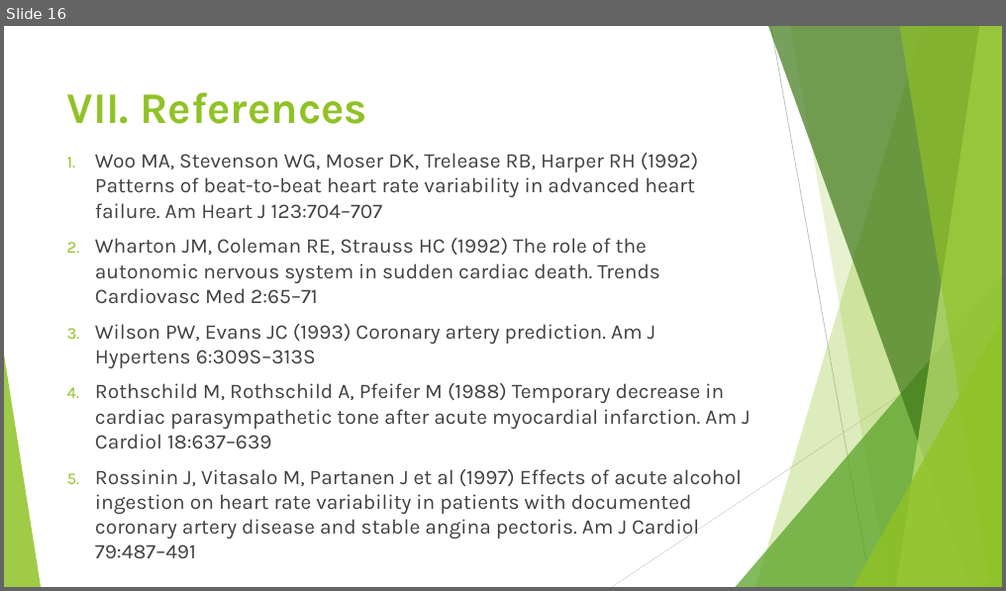
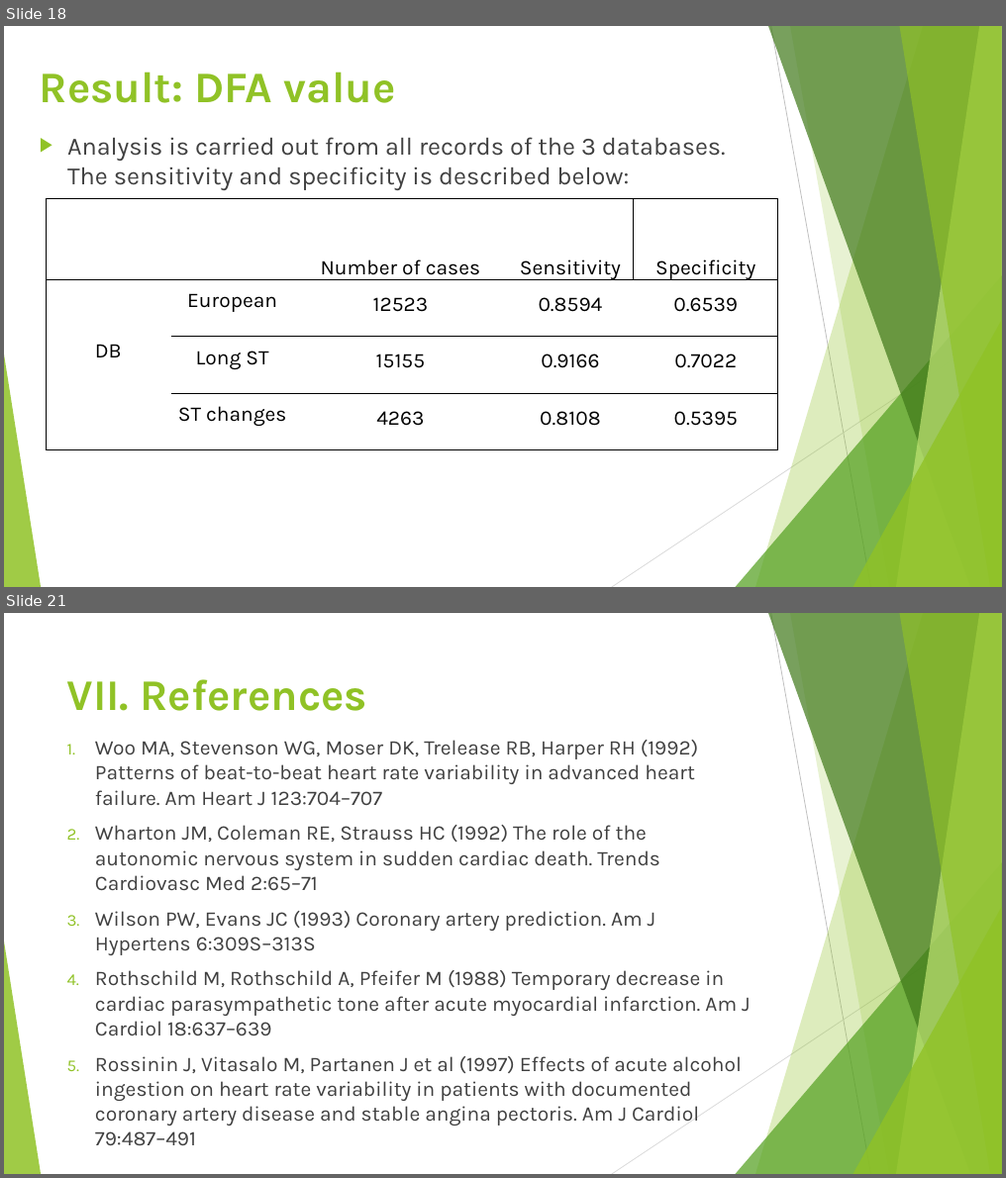
Before and after one commit to nichealpham/MY_THESIS, a slide deck: research/Prethesis/HK2/QUANTIFYING MYOCARDIAL DAMAGE USING ECG SIGNAL.pptx. Shown one above the other, each under a label of ours: slide 16 before the commit, slides 18 and 21 after it; the slides between them are not shown. The pictures are 1006x591 and 1006x1178 pixels, drawn with LibreOffice and Linux fonts; fonts in the diff are those of the drawing. Boxes give left, top, right and bottom in pixels: in the first picture for what was removed or moved away, otherwise in the second. Text is boxed around its words. In the diff, an @@ line names an element or a change of style, - is before the commit and + after.

```diff
--- a/research/Prethesis/HK2/QUANTIFYING MYOCARDIAL DAMAGE USING ECG SIGNAL.pptx
+++ b/research/Prethesis/HK2/QUANTIFYING MYOCARDIAL DAMAGE USING ECG SIGNAL.pptx
@@ slide 18 added at (4, 26, 1002, 587), background #FFFFFF; not listed: 10 template elements that a slide beside it also shows @@
@@ title added at (40, 72, 395, 103), 42 pt, text #90C226, bold @@
+Result: DFA value
@@ text added at (67, 137, 726, 190), 24 pt, text #404040 @@
+▶ Analysis is carried out from all records of the 3 databases. The sensitivity and specificity is described below:
@@ table added at (46, 198, 778, 451), 4 rows, 5 columns @@
+ |  | Number of cases | Sensitivity | Specificity
+DB | European | 12523 | 0.8594 | 0.6539
+ | Long ST | 15155 | 0.9166 | 0.7022
+ | ST changes | 4263 | 0.8108 | 0.5395
@@ what was slide 16 is now slide 21 @@
```
Also in this commit, not shown: 11 slides changed, 6 other slides added, 2 slides removed, 3 other files.
